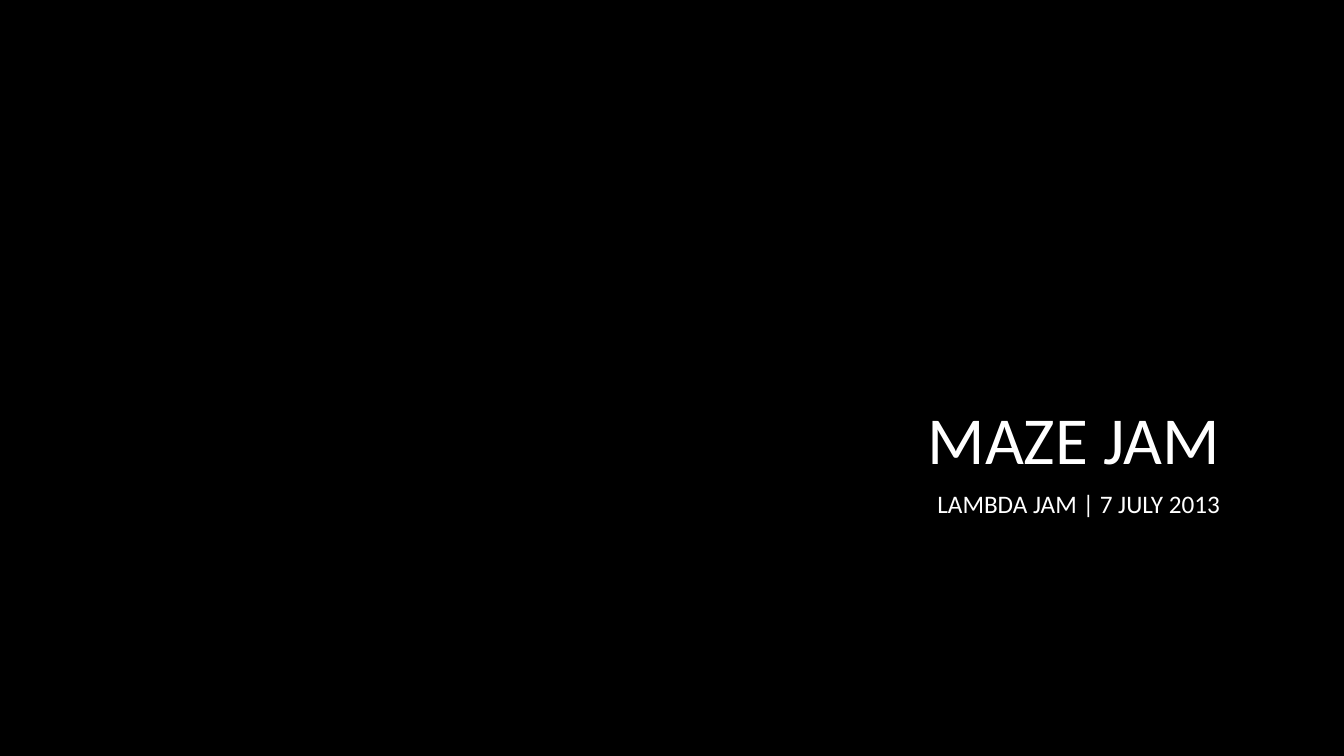
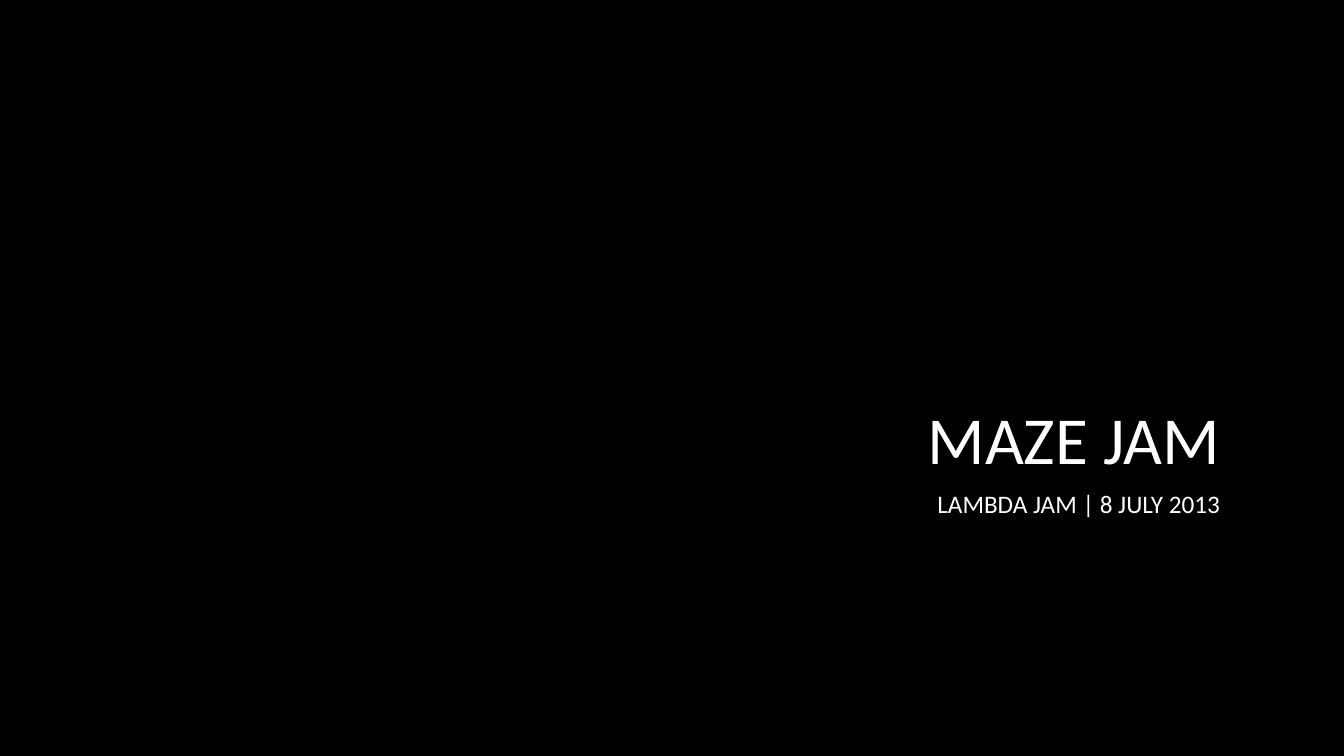
Before and after one commit to strangeloop/lambdajam2013, a slide deck: slide 1 of jams/maze/MazesJam.pptx. Drawn at 1344x756 pixels with LibreOffice and Linux fonts; fonts in the diff are those of the drawing; background and template pictures are left out. Boxes give left, top, right and bottom in pixels: in the first picture for what was removed or moved away, otherwise in the second. Text is boxed around its words. In the diff, an @@ line names an element or a change of style, - is before the commit and + after.

```diff
--- a/jams/maze/MazesJam.pptx
+++ b/jams/maze/MazesJam.pptx
@@ subtitle at (x1=937, y1=495, x2=1220, y2=514): text changed @@
-LAMBDA JAM | 7 JULY 2013
+LAMBDA JAM | 8 JULY 2013
```
Also in this commit, not shown: 1 other slide changed, 1 slide added, 2 other files.
